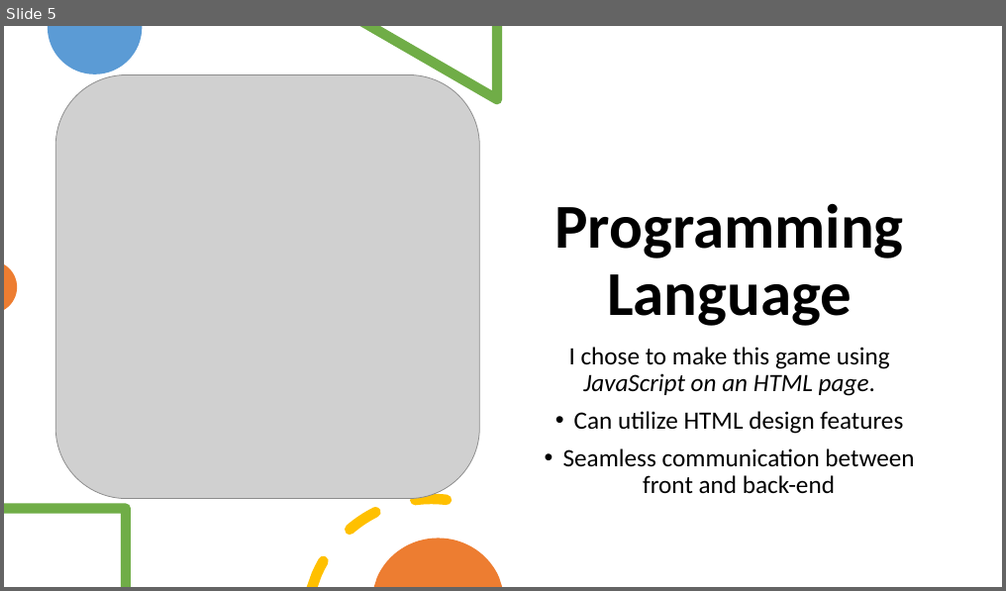
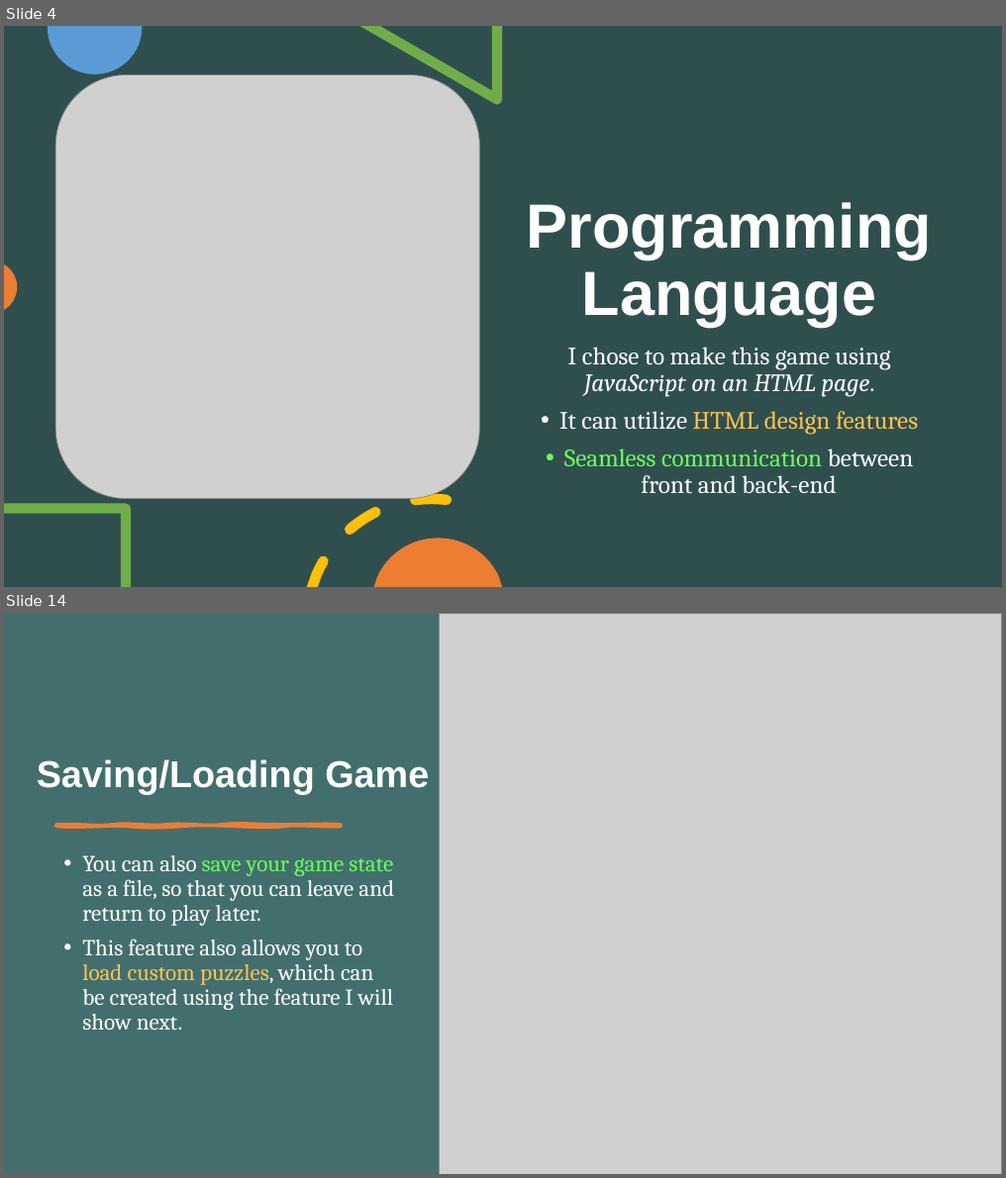
Before and after one commit to MatteoSalverio/ratlab, a slide deck: projects/crosswordle2/CrossWordle Presentation.pptx. Shown one above the other, each under a label of ours: slide 5 before the commit, slides 4 and 14 after it; the slides between them are not shown. The pictures are 1006x591 and 1006x1178 pixels, drawn with LibreOffice and Linux fonts; fonts in the diff are those of the drawing; grey boxes stand for pictures. Boxes give left, top, right and bottom in pixels: in the first picture for what was removed or moved away, otherwise in the second. Text is boxed around its words. In the diff, an @@ line names an element or a change of style, - is before the commit and + after.

```diff
--- a/projects/crosswordle2/CrossWordle Presentation.pptx
+++ b/projects/crosswordle2/CrossWordle Presentation.pptx
@@ slide 14 added at box(4, 613, 1002, 1174), background #426F6E @@
@@ picture added at box(439, 613, 1002, 1174) @@
@@ title added at box(37, 760, 429, 794), 36 pt, text #FFFFFF, bold @@
+Saving/Loading Game
@@ freeform shape added at box(56, 825, 341, 827), fill #ED7D31, outline #ED7D31 3.5 pt @@
@@ text added at box(82, 856, 394, 1030), 22 pt, text #FFFFFF @@
+• You can also save your game state as a file, so that you can leave and return to play later.
+• This feature also allows you to load custom puzzles, which can be created using the feature I will show next.
@@ what was slide 5 is now slide 4 @@
@@ slide 4 changed as well @@
@@ background #FFFFFF to #2F4F4F @@
@@ title "Programming Language" at box(527, 202, 932, 326): font Calibri to Arial, text colour #000000 to #FFFFFF @@
@@ text at box(564, 347, 914, 494): font Calibri to Cambria in "I chose to make this game using ...", "Seamless communication between front and back-end"; text colour #000000 to #FFFFFF in "I chose to make this game using ...", "between front and back-end"; text colour #000000 to #6CFF59 in "Seamless communication" @@
@@ text at box(559, 411, 918, 435): text changed; font Calibri to Cambria; text colour #000000 to #FFC34A @@
-• Can utilize HTML design features
+• It can utilize HTML design features
```
Also in this commit, not shown: 4 other slides changed, 10 other slides added, 1 slide removed, 3 other files.
